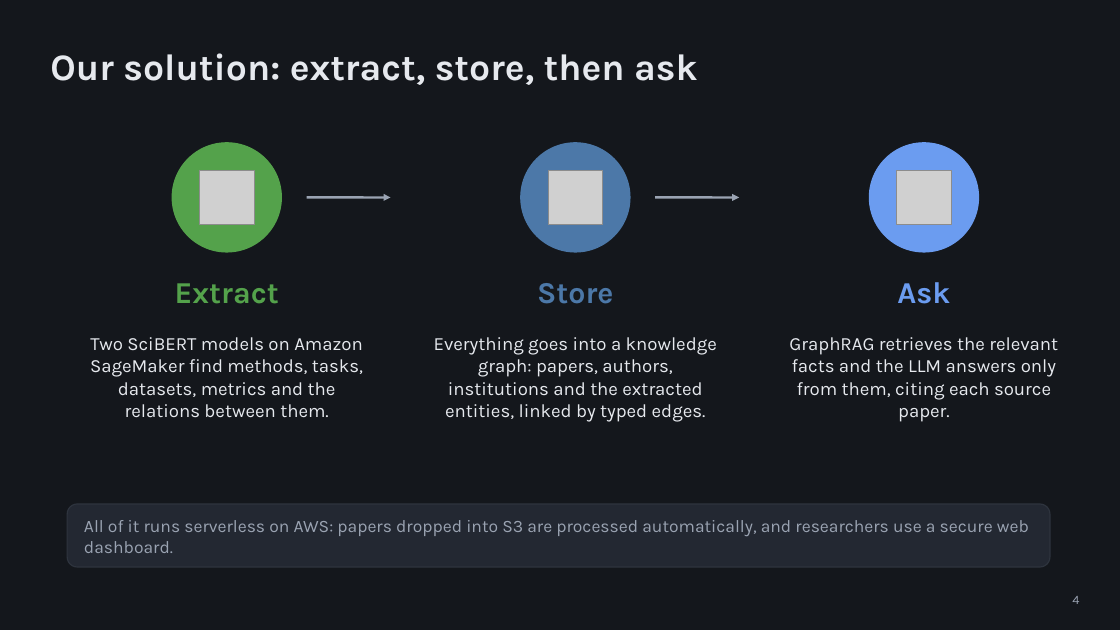
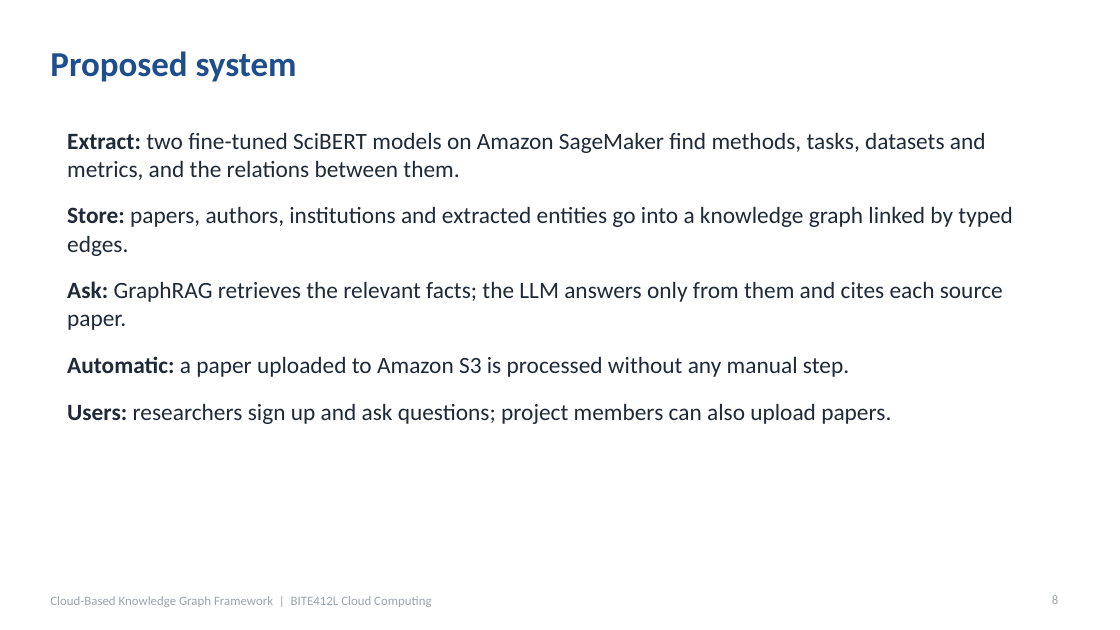
Before and after one commit to DeveshAg30/Cloud_Based_Knowledge_Graph_Framework_for_Automated_Research_Intelligence_Aws_Project_2026, a slide deck: slide 8 of presentation/Project_Presentation.pptx (slide 4 before the commit). Drawn at 1120x630 pixels with LibreOffice and Linux fonts; fonts in the diff are those of the drawing; grey boxes stand for pictures. Boxes give left, top, right and bottom in pixels: in the first picture for what was removed or moved away, otherwise in the second. Text is boxed around its words. In the diff, an @@ line names an element or a change of style, - is before the commit and + after.

```diff
--- a/presentation/Project_Presentation.pptx
+++ b/presentation/Project_Presentation.pptx
@@ background #14171C to #FFFFFF @@
@@ title at [50, 51, 297, 82]: text changed; size 32 to 30 pt; font Karla to Calibri; text colour #E6E9EE to #1F4E8C @@
-Our solution: extract, store, then ask
+Proposed system
@@ text added at [67, 132, 1013, 424], 20 pt, text #1F2937 @@
+• Extract: two fine-tuned SciBERT models on Amazon SageMaker find methods, tasks, datasets and metrics, and the relations between them.
+• Store: papers, authors, institutions and extracted entities go into a knowledge graph linked by typed edges.
+• Ask: GraphRAG retrieves the relevant facts; the LLM answers only from them and cites each source paper.
+• Automatic: a paper uploaded to Amazon S3 is processed without any manual step.
+• Users: researchers sign up and ask questions; project members can also upload papers.
@@ ellipse removed at [172, 143, 281, 252] @@
@@ ellipse removed at [521, 143, 630, 252] @@
@@ ellipse removed at [870, 143, 979, 252] @@
@@ picture removed at [200, 170, 255, 224] @@
@@ picture removed at [549, 170, 603, 224] @@
@@ picture removed at [897, 170, 952, 224] @@
@@ arrow removed from (307, 197) to (391, 197) @@
@@ arrow removed from (655, 197) to (739, 197) @@
@@ text removed at [175, 283, 279, 304] @@
-Extract
@@ text removed at [537, 283, 613, 304] @@
-Store
@@ text removed at [897, 282, 950, 304] @@
-Ask
@@ text removed at [90, 337, 363, 418] @@
-Two SciBERT models on Amazon SageMaker find methods, tasks, datasets, metrics and the relations between them.
@@ text removed at [434, 337, 717, 422] @@
-Everything goes into a knowledge graph: papers, authors, institutions and the extracted entities, linked by typed edges.
@@ text removed at [789, 337, 1058, 422] @@
-GraphRAG retrieves the relevant facts and the LLM answers only from them, citing each source paper.
@@ rounded rectangle removed at [67, 504, 1050, 567] @@
@@ text removed at [84, 520, 1029, 553] @@
-All of it runs serverless on AWS: papers dropped into S3 are processed automatically, and researchers use a secure web dashboard.
@@ text added at [50, 596, 431, 607], 11 pt, text #9CA3AF @@
+Cloud-Based Knowledge Graph Framework | BITE412L Cloud Computing
@@ page number added at [1052, 595, 1058, 604], 11 pt, text #9CA3AF @@
+8
@@ page number removed at [1072, 596, 1079, 604] @@
-4
```
Also in this commit, not shown: 20 other slides changed, 6 slides added, 5 slides removed, 1 other file.
